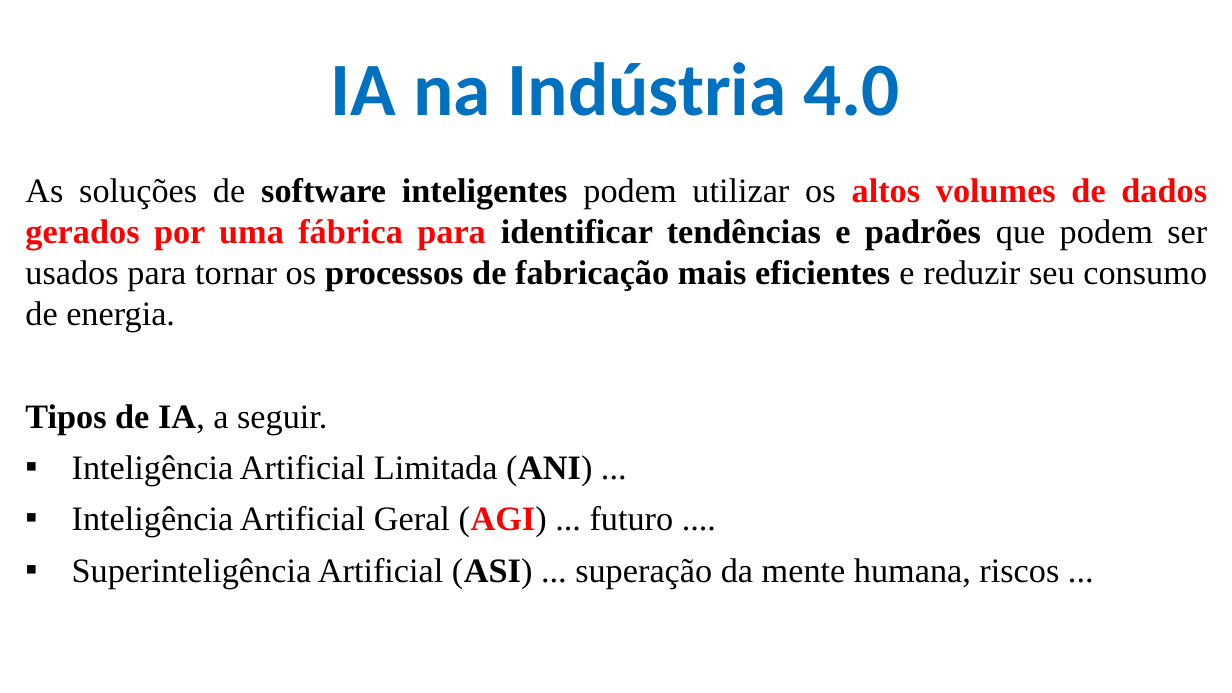
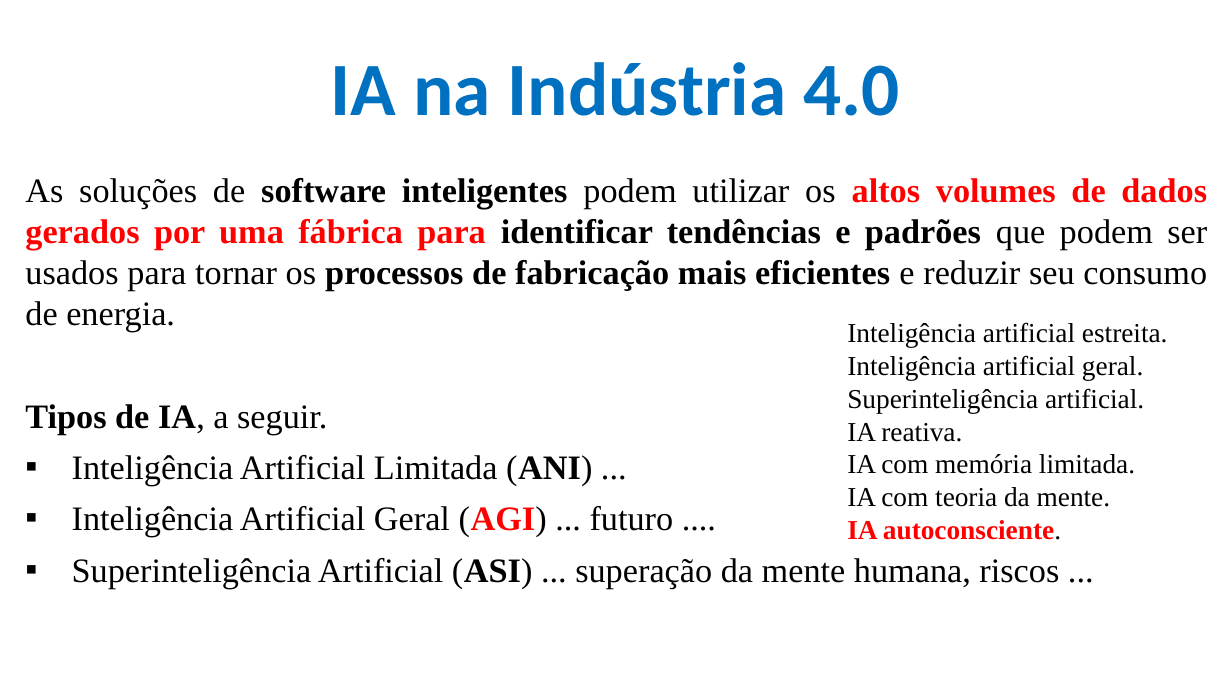
Before and after one commit to CloudEducationBrazil/WydenArea1AplicacaoCloudIndustria40Python, a slide deck: slide 16 of 01 Classes/Aula 08 - Aplicação Cloud Indústria 40 Python IoT - Tecnologias Emergentes.pptx. Drawn at 1232x693 pixels with LibreOffice and Linux fonts; fonts in the diff are those of the drawing; background and template pictures are left out. Boxes give left, top, right and bottom in pixels: in the first picture for what was removed or moved away, otherwise in the second. Text is boxed around its words. In the diff, an @@ line names an element or a change of style, - is before the commit and + after.

Commit message:
IoT IA ...

```diff
--- a/01 Classes/Aula 08 - Aplicação Cloud Indústria 40 Python IoT - Tecnologias Emergentes.pptx
+++ b/01 Classes/Aula 08 - Aplicação Cloud Indústria 40 Python IoT - Tecnologias Emergentes.pptx
@@ text added at bbox=[847, 322, 1168, 540], 16 pt, text #000000 @@
+Inteligência artificial estreita.
+Inteligência artificial geral.
+Superinteligência artificial.
+IA reativa.
+IA com memória limitada.
+IA com teoria da mente.
+IA autoconsciente.
```
